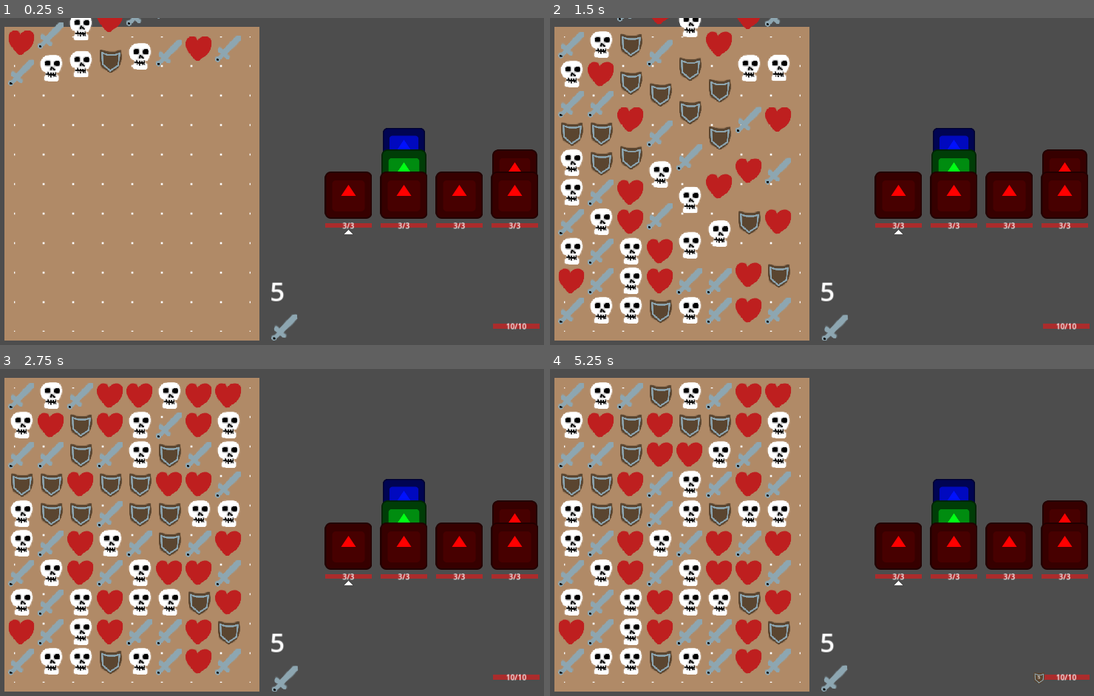
Above: before the commit, frames 1-4 (two rows, left to right).
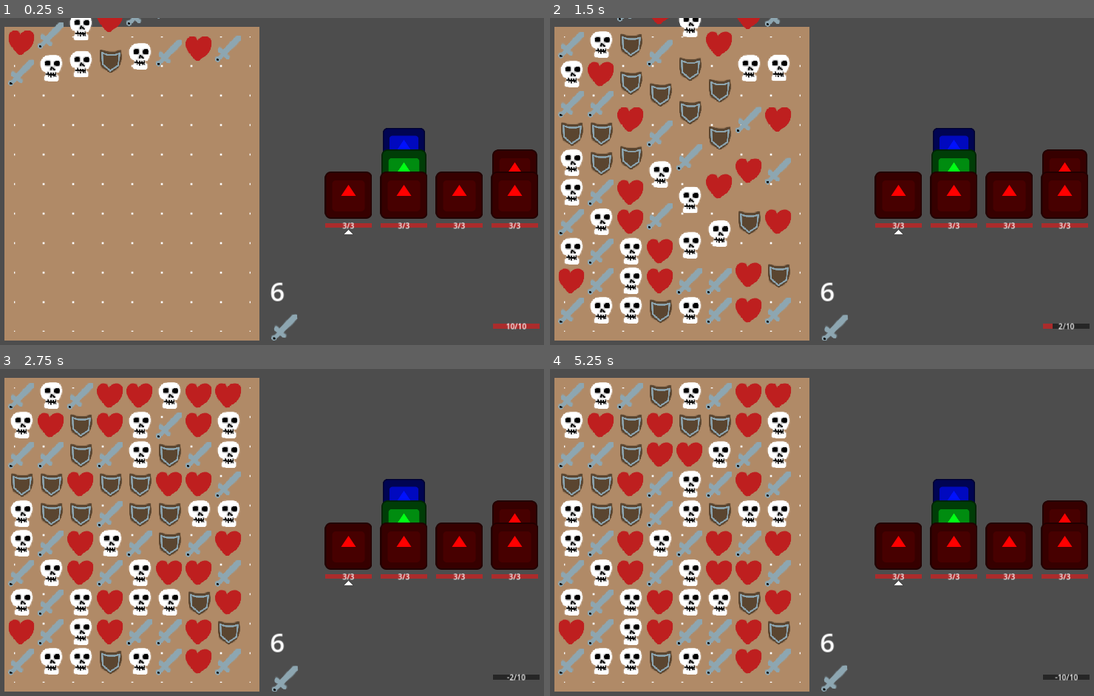
Above: after the commit, the same moments.

Repository: WcOnR/your-mom-is-the-dungeon-lord
Game: Godot game, scene res://game_objects/world.tscn
The game is run twice, just before and just after one commit, with the same random seed, the same clock (stepped at 60 frames per second) and the same inputs. The engine's default icon, where the game draws it, is replaced by a stand-in: a white triangle on a blue panel in a dark square.
Inputs (mouse positions are in pixels of both pictures, inside the frame that each line leads up to):
- Up to frame 1 (0.25 s): no input
- Up to frame 2 (1.5 s): click (832, 325) at 0.5 s; click (832, 325) at 1.25 s
- Up to frame 3 (2.75 s): click (282, 676) at 2 s
- Up to frame 4 (5.25 s): tap Enter at 2.75, 5 s; move the mouse to (968, 519) at 2.77 s; press the mouse at (968, 519) at 2.78 s; tap Space at 3.5 s; move the mouse to (724, 552) at 3.52 s; release the mouse at (724, 552) at 3.53 s; click (724, 552) at 3.6 s; move the mouse to (898, 460) at 4.27 s; press the mouse at (898, 460) at 4.28 s; move the mouse to (811, 601) at 5.02 s; release the mouse at (811, 601) at 5.03 s; click (811, 601) at 5.1 s

The runs differ from the first frame. In frame 1, less than 0.1% of the frame differs, in the area x 49-53%, y 80-87%; in frame 2, 0.2%; in frame 3, 0.2%; in frame 4, 0.2%, in the area x 49-100%, y 80-97%.

Commit message:
update game loop

Diff:
--- a/game_objects/battle_game_mode.gd
+++ b/game_objects/battle_game_mode.gd
@@ -3,17 +3,24 @@
 
 @export var line_holder : NodePath
 @export var player : NodePath
+@export var field : NodePath
 
 var _line_holder : LineHolder = null
 var _player : Player = null
+var _field : Field = null
 var _health_comp : HealthComp = null
 var turns_left : int = 0
 
+const EXTRA_TURNS : int = 2
+
+signal turn_changed
+
 
 func _ready() -> void:
-	_line_holder = get_node(line_holder)
+	_line_holder = get_node(line_holder) as LineHolder
 	_player = get_node(player) as Player
 	_health_comp = _player.get_node("HealthComp") as HealthComp
+	_field = get_node(field) as Field
 	await get_tree().process_frame
 	start_game()
 
@@ -22,7 +29,8 @@
 	_line_holder.spawn_enemies()
 	_line_holder.all_enemy_all_dead.connect(_on_win)
 	_health_comp.death.connect(_on_lose)
-	_start_turn()
+	_field.gem_collapsed.connect(_next_turn)
+	_start_round()
 
 
 func _end_game() -> void:
@@ -30,14 +38,27 @@
 	_health_comp.death.disconnect(_on_lose)
 
 
-func _start_turn() -> void:
-	turns_left = _line_holder.get_active_lines_count()
-	print(turns_left)
+func _start_round() -> void:
+	turns_left = _line_holder.get_active_lines_count() + EXTRA_TURNS
+	turn_changed.emit()
+	_field.enable_input(true)
+
+
+func _end_round() -> void:
 	pass
 
 
-func _end_turn() -> void:
-	pass
+func _next_turn() -> void:
+	turns_left -= 1
+	turn_changed.emit()
+	if turns_left <= 0:
+		_field.enable_input(false)
+
+
+func finish_round() -> void:
+	await _line_holder.enemy_attack()
+	_health_comp._drop_shield()
+	_start_round()
 
 
 func _on_win() -> void:
--- /dev/null
+++ b/game_objects/enemies/combat_actions/attack_action.gd
@@ -0,0 +1,14 @@
+class_name AttackAction extends RefCounted
+
+
+func on_plan(_args : Array[Variant]) -> bool:
+	print("attack plned")
+	return false
+
+
+func on_action(args : Array[Variant]) -> bool:
+	var base_attack : int = args[0]
+	print("on attack ", base_attack)
+	var player : Player = args[1] as Player
+	player.health_comp.apply_damage(base_attack)
+	return false
--- /dev/null
+++ b/game_objects/enemies/combat_actions/attack_action.tres
@@ -0,0 +1,9 @@
+[gd_resource type="Resource" script_class="Action" load_steps=3 format=3 uid="uid://b7ppmjtpgmbll"]
+
+[ext_resource type="Script" path="res://game_objects/enemies/combat_actions/attack_action.gd" id="1_2o3y0"]
+[ext_resource type="Script" path="res://game_systems/action.gd" id="2_g6fam"]
+
+[resource]
+script = ExtResource("2_g6fam")
+behavior = ExtResource("1_2o3y0")
+args = []
--- a/game_objects/enemies/enemy.gd
+++ b/game_objects/enemies/enemy.gd
@@ -1,10 +1,23 @@
 class_name Enemy extends Node2D
 
 @onready var health_comp : HealthComp = $HealthComp
-var damage : int = 0
+var enemy_data : EnemyData = null
+var next_action : Action = null
 
-func initialize(data : EnemyData):
-	health_comp.health = data.health
+const ON_PLAN : StringName = "on_plan"
+const ON_ACTION : StringName = "on_action"
+
+
+func initialize(data : EnemyData) -> void:
+	health_comp.health = data.max_health
 	health_comp.max_health = data.max_health
-	damage = data.damage
+	enemy_data = data
 	$Icon.self_modulate = data.color
+
+
+func plan_next_attack() -> void:
+	next_action = enemy_data.actions.pick_random() as Action
+	next_action.run(ON_PLAN)
+
+func attack(player : Player):
+	next_action.run(ON_ACTION, [enemy_data.damage, player])
--- a/game_objects/enemies/enemy_data.gd
+++ b/game_objects/enemies/enemy_data.gd
@@ -1,6 +1,6 @@
 class_name EnemyData extends Resource
 
-@export var health := 10
 @export var max_health := 10
 @export var damage := 1
+@export var actions : Array[Action] = []
 @export var color : Color = Color.WHITE
--- a/game_objects/enemies/line_holder.gd
+++ b/game_objects/enemies/line_holder.gd
@@ -1,14 +1,17 @@
 class_name LineHolder extends Node2D
 
+@export var player : NodePath
 @export var battle : BattlePreset
 
 signal all_enemy_all_dead
 
 @onready var lines : Array[BattleLine] = [$Line, $Line2, $Line3, $Line4]
 var selected_line : int = -1
+var _player : Player = null
 
 
 func _ready() -> void:
+	_player = get_node(player) as Player
 	GameInputManagerSystem.on_click_end.connect(_on_click_action)
 
 
@@ -19,6 +22,7 @@
 		lines[i].set_enemies(enemy_data[i])
 		lines[i].enemy_dead.connect(_on_enemy_dead)
 		i += 1
+	_plan_next_enemy_attack()
 	_select_next_line()
 
 
@@ -82,3 +86,18 @@
 		_select_next_line()
 		if selected_line == -1:
 			all_enemy_all_dead.emit()
+	else:
+		enemies[0].plan_next_attack()
+
+
+func enemy_attack() -> void:
+	for l in lines:
+		if not l.enemies.is_empty():
+			l.enemies[0].attack(_player)
+	await get_tree().process_frame
+
+
+func _plan_next_enemy_attack() -> void:
+	for l in lines:
+		if not l.enemies.is_empty():
+			l.enemies[0].plan_next_attack()
--- a/game_objects/enemies/presets/base_battle.tres
+++ b/game_objects/enemies/presets/base_battle.tres
@@ -1,28 +1,30 @@
-[gd_resource type="Resource" script_class="BattlePreset" load_steps=7 format=3 uid="uid://deswhayq4p0xv"]
+[gd_resource type="Resource" script_class="BattlePreset" load_steps=9 format=3 uid="uid://deswhayq4p0xv"]
 
 [ext_resource type="Script" path="res://game_objects/enemies/enemy_data.gd" id="1_nfypd"]
 [ext_resource type="Resource" uid="uid://r5xxbsm8oy84" path="res://game_objects/enemies/presets/base_enemy.tres" id="2_b41js"]
 [ext_resource type="Script" path="res://game_objects/enemies/battle_preset.gd" id="2_i8u5x"]
+[ext_resource type="Script" path="res://game_systems/action.gd" id="3_je1dy"]
+[ext_resource type="Resource" uid="uid://b7ppmjtpgmbll" path="res://game_objects/enemies/combat_actions/attack_action.tres" id="4_ojjdq"]
 
 [sub_resource type="Resource" id="Resource_6bgx8"]
 script = ExtResource("1_nfypd")
-health = 3
 max_health = 3
 damage = 1
+actions = Array[ExtResource("3_je1dy")]([ExtResource("4_ojjdq")])
 color = Color(1, 0, 0, 1)
 
 [sub_resource type="Resource" id="Resource_tqsjb"]
 script = ExtResource("1_nfypd")
-health = 5
 max_health = 5
-damage = 1
+damage = 3
+actions = Array[ExtResource("3_je1dy")]([ExtResource("4_ojjdq")])
 color = Color(0, 1, 0.0833333, 1)
 
 [sub_resource type="Resource" id="Resource_tum7m"]
 script = ExtResource("1_nfypd")
-health = 8
 max_health = 8
-damage = 1
+damage = 8
+actions = Array[ExtResource("3_je1dy")]([ExtResource("4_ojjdq")])
 color = Color(0, 0.0666666, 1, 1)
 
 [resource]
--- a/game_objects/enemies/presets/base_enemy.tres
+++ b/game_objects/enemies/presets/base_enemy.tres
@@ -1,10 +1,12 @@
-[gd_resource type="Resource" script_class="EnemyData" load_steps=2 format=3 uid="uid://r5xxbsm8oy84"]
+[gd_resource type="Resource" script_class="EnemyData" load_steps=4 format=3 uid="uid://r5xxbsm8oy84"]
 
+[ext_resource type="Script" path="res://game_systems/action.gd" id="1_e620p"]
 [ext_resource type="Script" path="res://game_objects/enemies/enemy_data.gd" id="1_tn0g8"]
+[ext_resource type="Resource" uid="uid://b7ppmjtpgmbll" path="res://game_objects/enemies/combat_actions/attack_action.tres" id="2_hqskt"]
 
 [resource]
 script = ExtResource("1_tn0g8")
-health = 3
 max_health = 3
 damage = 1
+actions = Array[ExtResource("1_e620p")]([ExtResource("2_hqskt")])
 color = Color(1, 0, 0, 1)
--- a/game_objects/field/field.gd
+++ b/game_objects/field/field.gd
@@ -12,8 +12,11 @@
 var grid : Grid = null
 var _player : Player = null
 var _line_holder : LineHolder = null
+var _enabled : bool = false
 
 const INVALID_ID := Vector2i(-1, -1)
+
+signal gem_collapsed
 
 
 func _ready() -> void:
@@ -67,10 +70,14 @@
 			_check_field()
 
 
+func enable_input(_enable_input : bool) -> void:
+	_enabled = _enable_input
+
+
 func _on_click_action(data : ClickData) -> void:
 	var old_cell_id := _get_cell_id(data.start_position)
 	var cell_id := _get_cell_id(data.end_position)
-	if cell_id != old_cell_id or not _is_valid_cell_id(cell_id):
+	if not _enabled or cell_id != old_cell_id or not _is_valid_cell_id(cell_id):
 		return
 	var to_remove : Array[Gem] = _get_all_near_gems(grid.get_gem(cell_id))
 	if to_remove.size() >= min_gem:
@@ -79,6 +86,7 @@
 			_delete_gem(gem)
 		if gem_type.actions:
 			gem_type.actions.run_event(ActionList.ON_ACTION, [to_remove.size(), _player, _line_holder])
+		gem_collapsed.emit()
 
 
 func _get_all_near_gems(gem : Gem) -> Array[Gem]:
--- a/game_objects/player/player.gd
+++ b/game_objects/player/player.gd
@@ -1 +1,3 @@
 class_name Player extends Node
+
+@onready var health_comp : HealthComp = $HealthComp
--- a/game_objects/world.tscn
+++ b/game_objects/world.tscn
@@ -24,14 +24,17 @@
 [node name="Hud" parent="CanvasLayer" instance=ExtResource("6_neynh")]
 size_flags_horizontal = 3
 size_flags_vertical = 3
+game_mode = NodePath("../../GameMode")
 player = NodePath("../../Player")
 
 [node name="Player" parent="." instance=ExtResource("7_0vfua")]
 
 [node name="LineHolder" parent="." instance=ExtResource("8_8i71o")]
 position = Vector2(764, 384)
+player = NodePath("../Player")
 
 [node name="GameMode" type="Node" parent="."]
 script = ExtResource("6_xjlon")
 line_holder = NodePath("../LineHolder")
 player = NodePath("../Player")
+field = NodePath("../Field")
--- a/ui/hud.gd
+++ b/ui/hud.gd
@@ -1,14 +1,20 @@
 class_name HUD extends Control
 
+@export var game_mode : NodePath
 @export var player : NodePath
 
 @onready var health_ui : HealthUI = $Panel/HBoxContainer/MarginContainer/VBoxContainer/MarginContainer/HBoxContainer/HealthUi
+@onready var move_label : Label = $Panel/HBoxContainer/MarginContainer/VBoxContainer/HBoxContainer/MoveLabel
 
+
+var _game_mode : BattleGameMode = null
 var _player : Player = null
 var _health_comp : HealthComp = null
 
 
 func _ready() -> void:
+	_game_mode = get_node(game_mode)
+	_game_mode.turn_changed.connect(_on_turns_updates)
 	_player = get_node(player) as Player
 	_health_comp = _player.get_node("HealthComp") as HealthComp
 	health_ui.set_health_comp(_health_comp)
@@ -16,3 +22,11 @@
 
 func _on_health_changed():
 	health_ui.set_health(_health_comp.health)
+
+
+func _on_turns_updates():
+	move_label.text = str(_game_mode.turns_left)
+
+
+func _on_end_round_btn_pressed() -> void:
+	_game_mode.finish_round()
--- a/ui/hud.tscn
+++ b/ui/hud.tscn
@@ -72,3 +72,5 @@
 [node name="HealthUi" parent="Panel/HBoxContainer/MarginContainer/VBoxContainer/MarginContainer/HBoxContainer" instance=ExtResource("1_upqgx")]
 layout_mode = 2
 size_flags_vertical = 4
+
+[connection signal="pressed" from="Panel/HBoxContainer/MarginContainer/VBoxContainer/MarginContainer/HBoxContainer2/EndRoundBtn" to="." method="_on_end_round_btn_pressed"]
--- a/ui/texture_button.gd
+++ /dev/null
@@ -1,16 +0,0 @@
-extends TextureButton
-
-
-# Called when the node enters the scene tree for the first time.
-func _ready() -> void:
-	pass # Replace with function body.
-
-
-# Called every frame. 'delta' is the elapsed time since the previous frame.
-func _process(delta: float) -> void:
-	pass
-
-
-func _on_pressed() -> void:
-	print("said")
-	pass # Replace with function body.
